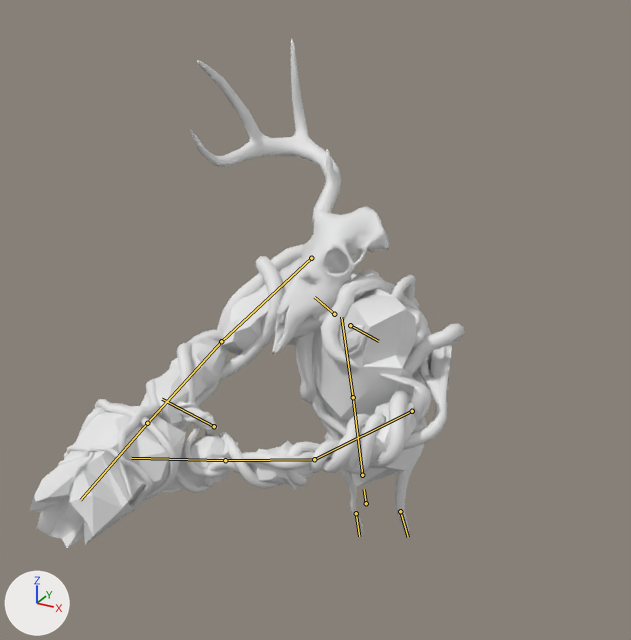
Two versions of the Blender file ranged enemy animation.blend, one commit apart.
The view is the same before and after, from a camera (50 mm lens) standing at (0.818, -1.742, 2.4) and looking at (-0.03, -0.2, 1.629). Every picture has the same lights, and +X, +Y and +Z are marked at lower left. Both versions are drawn at frame 12 of the action 'idle'; the numbers are the values there. The bones that bend it are drawn over the model as lines.

Names of what the first picture shows: 'center crystal', 'eye', 'left bottom crystal', 'left claw crystal', 'left pincer crystal', 'left top crystal', 'right bot crystal', 'right gun crystal', 'right top crystal', 'skull', 'vine 1', 'vine 2', 'vine 3'.
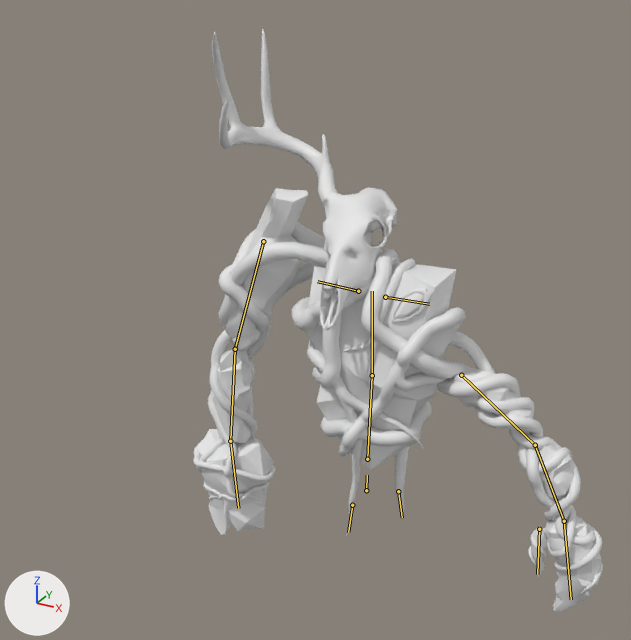
Location of each change, (x1, y1, x2, y2) in pixels of the pictures (631 x 640 px):
'vine 3', posed (11% taller): before (67, 244, 431, 539); after (193, 242, 576, 569)
'vine 1', posed (12% wider, 38% taller): before (118, 256, 464, 500); after (208, 222, 595, 559)
'skull', posed (7% narrower): before (190, 38, 390, 354); after (212, 29, 397, 330)
'center crystal', posed: before (312, 288, 422, 487); after (306, 262, 460, 470)
'right gun crystal', posed (51% narrower, 26% shorter): before (29, 406, 186, 549); after (197, 429, 274, 535)
'vine 2', posed (9% wider, 30% taller): before (58, 281, 431, 537); after (196, 262, 603, 596)
'right top crystal', posed: before (219, 257, 302, 353); after (225, 188, 308, 353)
'right bot crystal', posed (49% narrower): before (140, 337, 222, 427); after (212, 348, 253, 443)
'left claw crystal', posed: before (166, 435, 238, 491); after (545, 516, 601, 611)
'left top crystal', posed (7% shorter): before (331, 401, 417, 471); after (451, 367, 533, 432)
'left bottom crystal', posed: before (249, 441, 313, 490); after (537, 444, 574, 502)
'eye', posed (50% wider, 13% taller): before (341, 325, 368, 355); after (392, 288, 433, 322)
'left pincer crystal', posed: before (177, 402, 218, 430); after (531, 526, 547, 577)
bone 'spine.002', root to tip: before (366, 503) to (364, 489); after (366, 490) to (367, 475)
bone 'upper_arm.L', root to tip: before (412, 411) to (314, 459); after (461, 375) to (535, 445)
bone 'forearm.L', root to tip: before (314, 459) to (225, 460); after (535, 445) to (564, 521)
bone 'hand.L', root to tip: before (225, 460) to (131, 458); after (564, 521) to (571, 599)
bone 'hand.L.001', root to tip: before (214, 426) to (162, 399); after (539, 529) to (537, 574)
bone 'upper_arm.R', root to tip: before (311, 258) to (221, 341); after (263, 241) to (235, 349)
bone 'forearm.R', root to tip: before (221, 341) to (147, 423); after (235, 349) to (230, 441)
bone 'hand.R', root to tip: before (147, 423) to (80, 500); after (230, 441) to (238, 508)

The edits, one by one:
Bone 'spine.002' (bone_spine_002) moves from (0.0, 0.0, 0.0) to (0.001, 0.04, 0.002).
Bone 'spine.002' (bone_spine_002) turns from (10, -33, -1) to (0, 0, 0) degrees about its own x, y and z.
Bone 'upper_arm.L' (bone_upper_arm_l) moves from (-0.068, 0.004, 0.027) to (-0.002, 0.001, 0.0).
Bone 'upper_arm.L' (bone_upper_arm_l) turns from (79, 11, -66) to (0, 0, -2) degrees about its own x, y and z.
Bone 'forearm.L' (bone_forearm_l) turns from (2, -60, -6) to (0, 0, -1) degrees about its own x, y and z.
Bone 'hand.L' (bone_hand_l) turns from (-3, 0, 13) to (0, 0, -1) degrees about its own x, y and z.
Bone 'hand.L.001' (bone_hand_l_001) turns from (1, 0, -9) to (0, 0, 0) degrees about its own x, y and z.
Bone 'upper_arm.R' (bone_upper_arm_r) moves from (-0.043, 0.038, -0.073) to (-0.004, 0.041, -0.005).
Bone 'upper_arm.R' (bone_upper_arm_r) turns from (75, -23, 61) to (-4, 0, 42) degrees about its own x, y and z.
Bone 'forearm.R' (bone_forearm_r) turns from (5, -1, 1) to (0, 0, 2) degrees about its own x, y and z.
Bone 'hand.R' (bone_hand_r) turns from (0, 1, -8) to (0, 0, 1) degrees about its own x, y and z.
